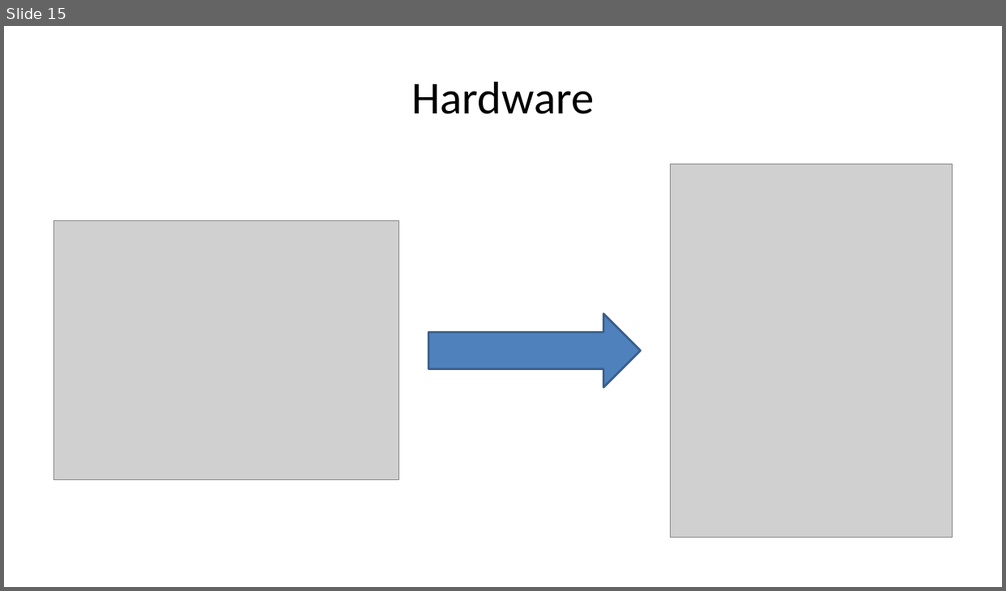
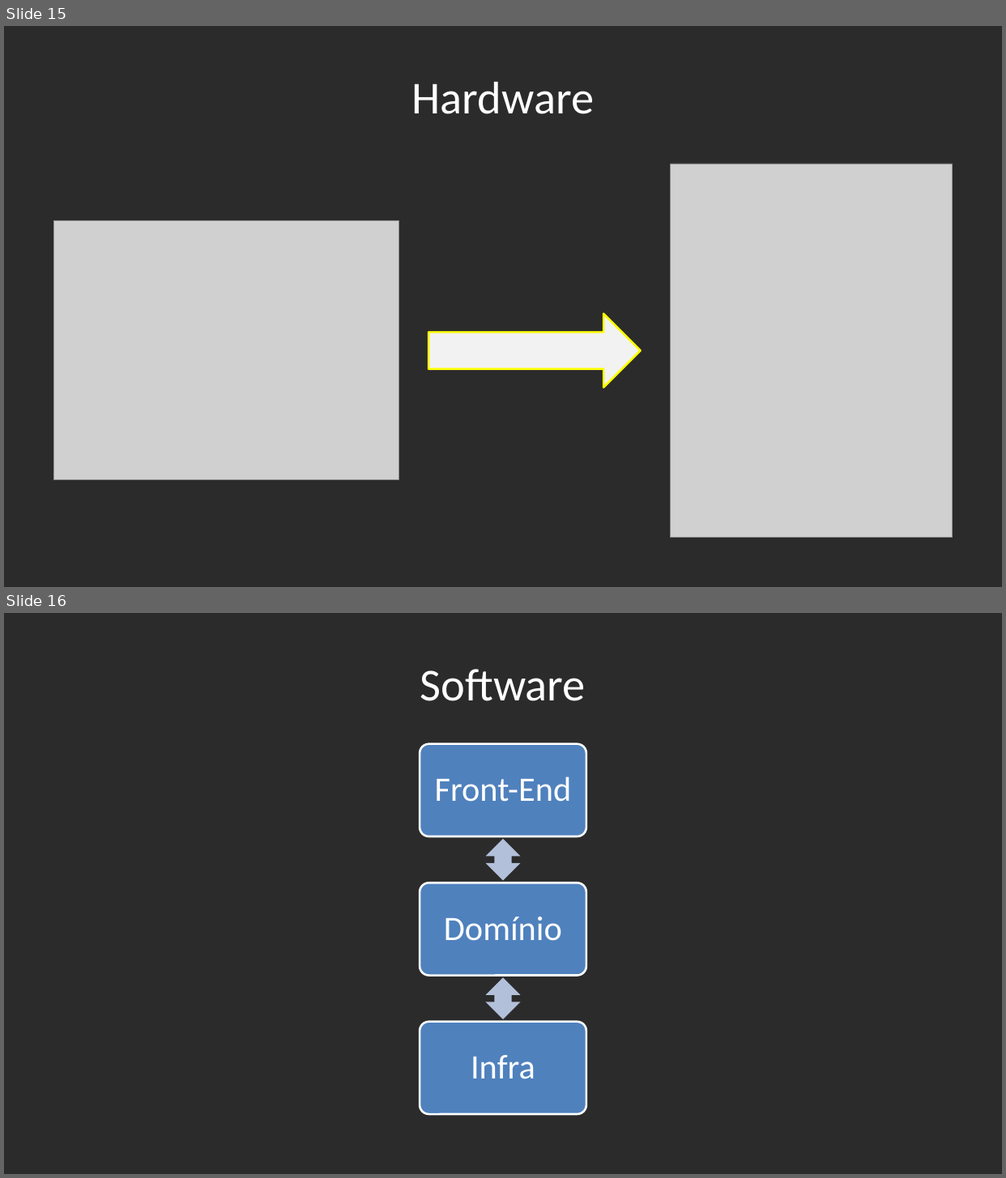
Before and after one commit to gktrainer/RacingTelemetry, a slide deck: 01_TCCDocs/TCCDocs_Arduino.pptx. Shown one above the other, each under a label of ours: slide 15 before the commit, slides 15 and 16 after it. The pictures are 1006x591 and 1006x1178 pixels, drawn with LibreOffice and Linux fonts; fonts in the diff are those of the drawing; grey boxes stand for pictures; background and template pictures are left out; a plain dark background stands for a picture behind light text. Boxes give left, top, right and bottom in pixels: in the first picture for what was removed or moved away, otherwise in the second. Text is boxed around its words. In the diff, an @@ line names an element or a change of style, - is before the commit and + after.

```diff
--- a/01_TCCDocs/TCCDocs_Arduino.pptx
+++ b/01_TCCDocs/TCCDocs_Arduino.pptx
@@ slide 16 added at box(4, 613, 1002, 1174), background picture (left out) @@
@@ title added at box(420, 669, 586, 701), 44 pt, text #FFFFFF @@
+Software
@@ group added at box(420, 744, 586, 1114): 3 rounded rectangles, 3 texts, 2 up down arrows @@
+Front-End
+Domínio
+Infra
@@ slide 15 changed as well @@
@@ background #FFFFFF to picture (left out) @@
@@ title "Hardware" at box(412, 81, 594, 114): text colour #000000 to #FFFFFF @@
@@ right arrow at box(428, 314, 641, 387): fill #4F81BD to #F2F2F2; outline #3A5F8C 2 pt to #FFFF00 2 pt @@
```
Also in this commit, not shown: 20 other slides changed, 2 slides removed.
